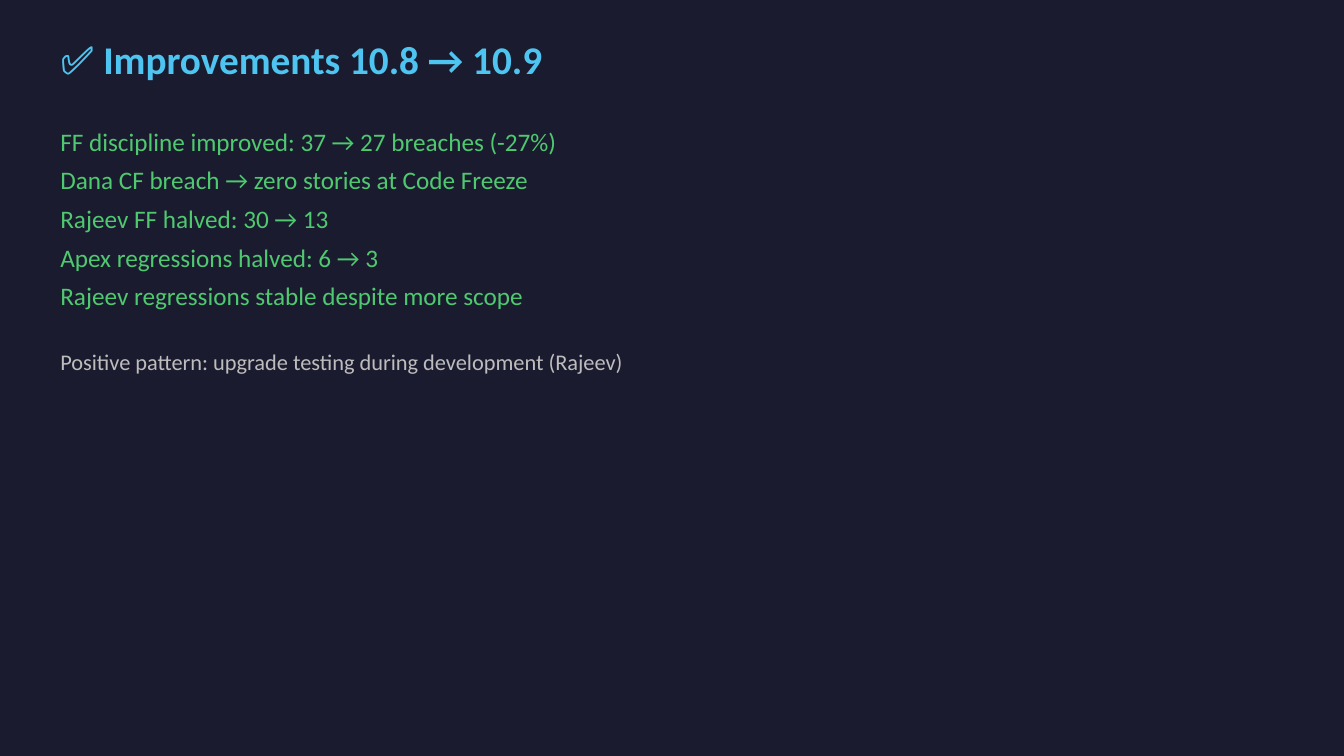
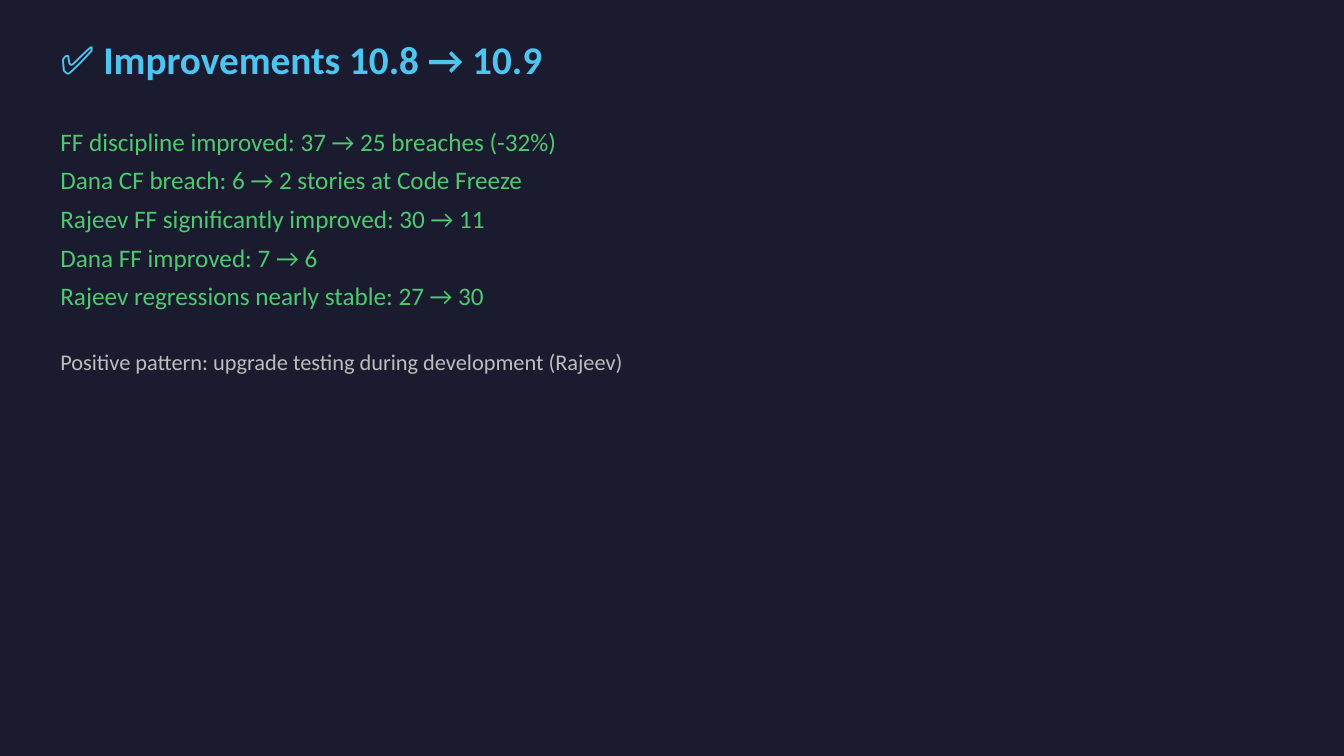
Before and after one commit to sandra-biton/retro, a slide deck: slide 4 of retro_109_presentation.pptx. Drawn at 1344x756 pixels with LibreOffice and Linux fonts; fonts in the diff are those of the drawing. Boxes give left, top, right and bottom in pixels: in the first picture for what was removed or moved away, otherwise in the second. Text is boxed around its words. In the diff, an @@ line names an element or a change of style, - is before the commit and + after.

```diff
--- a/retro_109_presentation.pptx
+++ b/retro_109_presentation.pptx
@@ text at bbox=[60, 133, 556, 310]: text changed @@
-FF discipline improved: 37 → 27 breaches (-27%)
-Dana CF breach → zero stories at Code Freeze
-Rajeev FF halved: 30 → 13
-Apex regressions halved: 6 → 3
-Rajeev regressions stable despite more scope
+FF discipline improved: 37 → 25 breaches (-32%)
+Dana CF breach: 6 → 2 stories at Code Freeze
+Rajeev FF significantly improved: 30 → 11
+Dana FF improved: 7 → 6
+Rajeev regressions nearly stable: 27 → 30
```
Also in this commit, not shown: 10 other slides changed, 1 other file.
